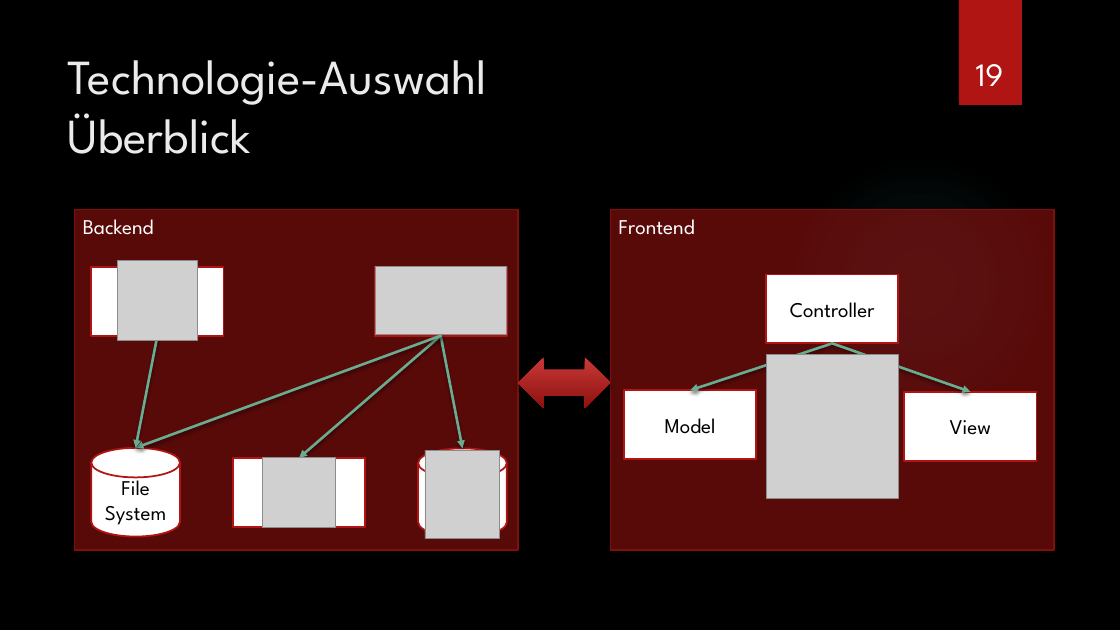
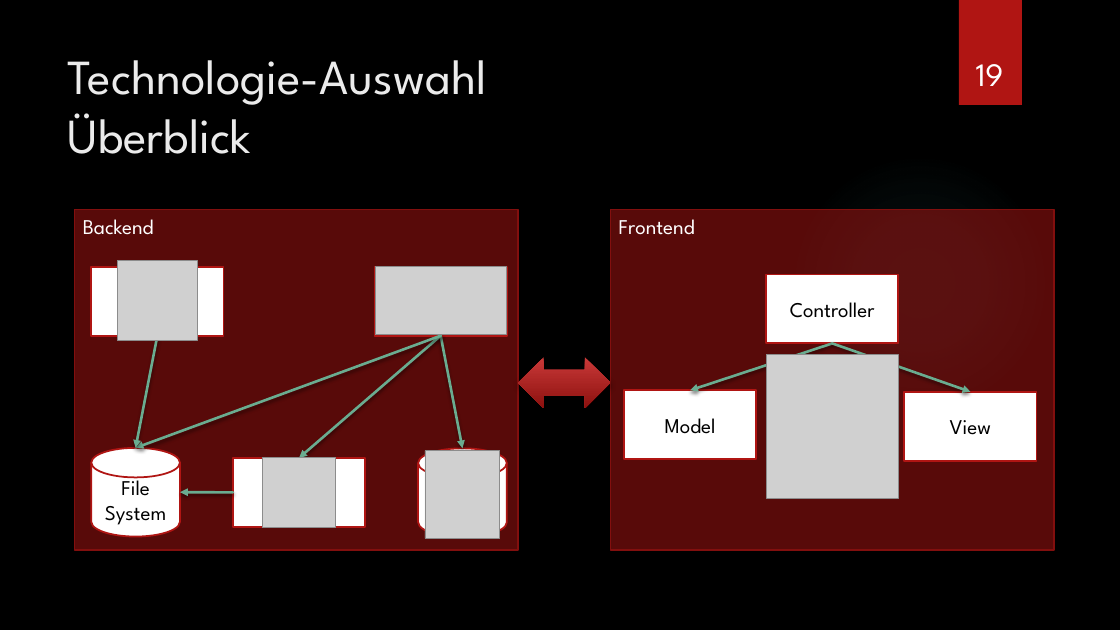
Before and after one commit to kanbanana/knowledgebase, a slide deck: slide 19 of docs/presentation/Technologie-Evaluation Deliverable.pptx. Drawn at 1120x630 pixels with LibreOffice and Linux fonts; fonts in the diff are those of the drawing; grey boxes stand for pictures; background and template pictures are left out. Boxes give left, top, right and bottom in pixels: in the first picture for what was removed or moved away, otherwise in the second. Text is boxed around its words. In the diff, an @@ line names an element or a change of style, - is before the commit and + after.

```diff
--- a/docs/presentation/Technologie-Evaluation Deliverable.pptx
+++ b/docs/presentation/Technologie-Evaluation Deliverable.pptx
@@ arrow added from (233, 492) to (180, 492), #6AAC90 2.25 pt @@
```
Also in this commit, not shown: 2 other slides changed, 2 other files.
